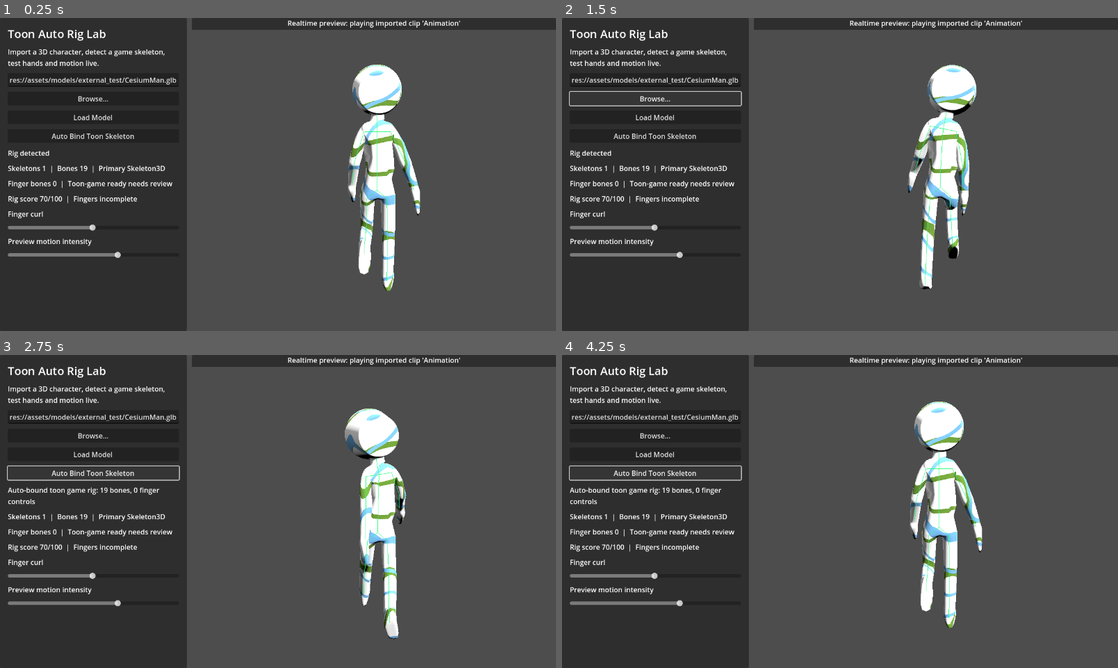
Above: before the commit, frames 1-4 (two rows, left to right).
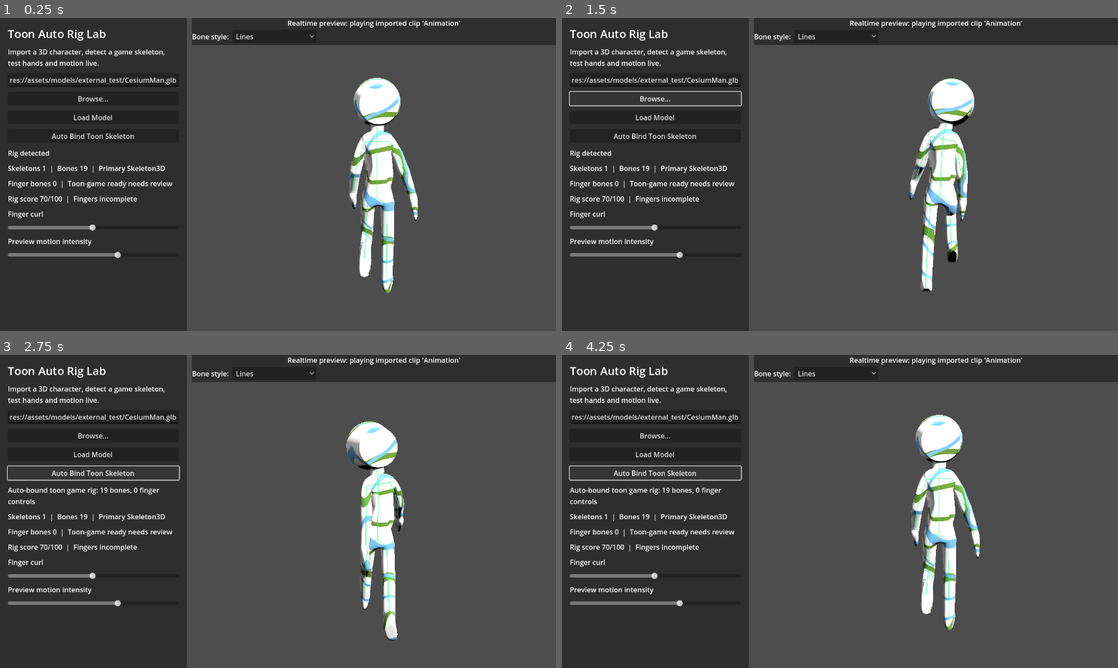
Above: after the commit, the same moments.

Repository: gino07172002/auto-rig-learning
Game: Godot game, scene res://scenes/auto_rig_lab.tscn
The game is run twice, just before and just after one commit, with the same random seed, the same clock (stepped at 60 frames per second) and the same inputs.
Inputs (mouse positions are in pixels of both pictures, inside the frame that each line leads up to):
- Up to frame 1 (0.25 s): no input
- Up to frame 2 (1.5 s): click (834, 36) at 0.5 s, where only the run after the commit has a clickable "Lines"; click "Browse..." at 1.25 s
- Up to frame 3 (2.75 s): click "Auto Bind Toon Skeleton" at 2 s
- Up to frame 4 (4.25 s): click "Browse..." at 2.75 s; click "Auto Bind Toon Skeleton" at 3.5 s

The runs differ from the first frame. In frame 1, 6.7% of the frame differs, in the area x 34-100%, y 3-88%; in frame 2, 6.6%; in frame 3, 6.2%; in frame 4, 6.7%.

Commit message:
feat: switchable bone overlay style (Lines / Blender octahedral)
Adds a 'Bone style' dropdown to the preview toolbar: green debug Lines (default) or Blender-style grey octahedral bones (double-pyramid cones drawn in front of the mesh). Includes a regression test asserting the switch rebuilds the overlay with the right primitive type and material.

Co-Authored-By: Claude Opus 4.8 <noreply@anthropic.com>

Diff:
--- a/scenes/auto_rig_lab.tscn
+++ b/scenes/auto_rig_lab.tscn
@@ -112,6 +112,17 @@
 text = "Realtime preview"
 horizontal_alignment = 1
 
+[node name="PreviewToolbar" type="HBoxContainer" parent="WorkspaceSplit/PreviewPanel/RightStack"]
+layout_mode = 2
+theme_override_constants/separation = 8
+
+[node name="BoneStyleLabel" type="Label" parent="WorkspaceSplit/PreviewPanel/RightStack/PreviewToolbar"]
+layout_mode = 2
+text = "Bone style:"
+
+[node name="BoneStyleOption" type="OptionButton" parent="WorkspaceSplit/PreviewPanel/RightStack/PreviewToolbar"]
+layout_mode = 2
+
 [node name="PreviewViewportContainer" type="SubViewportContainer" parent="WorkspaceSplit/PreviewPanel/RightStack"]
 custom_minimum_size = Vector2(720, 640)
 layout_mode = 2
--- a/scripts/auto_rig/auto_rig_lab.gd
+++ b/scripts/auto_rig/auto_rig_lab.gd
@@ -20,6 +20,11 @@
 @onready var _preview_label: Label = find_child("PreviewStateLabel", true, false)
 @onready var _preview_container: SubViewportContainer = find_child("PreviewViewportContainer", true, false)
 @onready var _camera: Camera3D = find_child("Camera3D", true, false)
+@onready var _bone_style_option: OptionButton = find_child("BoneStyleOption", true, false)
+
+# Bone overlay display styles, selectable in the preview toolbar.
+enum BoneStyle { LINES, OCTAHEDRAL }
+var _bone_style: int = BoneStyle.LINES
 
 var _analyzer := AutoRigAnalyzer.new()
 var _fitter := ToonHumanoidFitter.new()
@@ -28,6 +33,8 @@
 var _last_report: Dictionary = {}
 var _overlay_mesh_instance: MeshInstance3D
 var _overlay_mesh := ImmediateMesh.new()
+var _line_material: StandardMaterial3D
+var _octa_material: StandardMaterial3D
 var _phase := 0.0
 var _finger_bones: Array[int] = []
 # When the imported model ships its own AnimationPlayer (e.g. a Blender-authored
@@ -55,6 +62,12 @@
 		_browse_button.pressed.connect(_open_file_dialog)
 	_finger_slider.value_changed.connect(func(_v): _pose_preview(0.0))
 	_pose_slider.value_changed.connect(func(_v): _pose_preview(0.0))
+	if _bone_style_option != null:
+		_bone_style_option.clear()
+		_bone_style_option.add_item("Lines", BoneStyle.LINES)
+		_bone_style_option.add_item("Octahedral (Blender)", BoneStyle.OCTAHEDRAL)
+		_bone_style_option.selected = _bone_style
+		_bone_style_option.item_selected.connect(_on_bone_style_selected)
 	# Drag/zoom the preview: route the container's mouse events to the orbit cam.
 	if _preview_container != null:
 		_preview_container.gui_input.connect(_on_preview_gui_input)
@@ -400,21 +413,45 @@
 
 func _setup_overlay() -> void:
 	_overlay_mesh_instance = MeshInstance3D.new()
-	_overlay_mesh_instance.name = "LiveBoneLines"
+	_overlay_mesh_instance.name = "LiveBoneOverlay"
 	_overlay_mesh_instance.mesh = _overlay_mesh
-	var mat := StandardMaterial3D.new()
-	mat.resource_name = "RigOverlayGreen"
-	mat.albedo_color = Color(0.15, 1.0, 0.48, 0.95)
-	mat.shading_mode = BaseMaterial3D.SHADING_MODE_UNSHADED
-	mat.no_depth_test = true
-	_overlay_mesh_instance.material_override = mat
+	# Lines: unshaded green, drawn over the mesh (no depth test) like a debug rig.
+	_line_material = StandardMaterial3D.new()
+	_line_material.resource_name = "RigOverlayGreen"
+	_line_material.albedo_color = Color(0.15, 1.0, 0.48, 0.95)
+	_line_material.shading_mode = BaseMaterial3D.SHADING_MODE_UNSHADED
+	_line_material.no_depth_test = true
+	# Octahedral: shaded grey solid so the bone cones read as 3D, like Blender.
+	# Drawn over the mesh (no depth test) with back-face culling so the rig is
+	# visible "in front" of the body like Blender's default bone display.
+	_octa_material = StandardMaterial3D.new()
+	_octa_material.resource_name = "RigOverlayOcta"
+	_octa_material.albedo_color = Color(0.62, 0.62, 0.64)
+	_octa_material.cull_mode = BaseMaterial3D.CULL_BACK
+	_octa_material.no_depth_test = true
+	_octa_material.roughness = 0.7
+	_overlay_mesh_instance.material_override = _line_material
 	_rig_overlay_root.add_child(_overlay_mesh_instance)
+
+func _on_bone_style_selected(index: int) -> void:
+	_bone_style = index
+	_overlay_mesh_instance.material_override = _octa_material if _bone_style == BoneStyle.OCTAHEDRAL else _line_material
+	_update_rig_overlay()
 
 func _update_rig_overlay() -> void:
 	if _skeleton == null or _rig_overlay_root == null:
 		return
+	# Each entry is [head_local, tail_local] for one bone (parent joint -> joint).
+	var segments: Array = _bone_segments_local()
 	_overlay_mesh.clear_surfaces()
-	_overlay_mesh.surface_begin(Mesh.PRIMITIVE_LINES)
+	if _bone_style == BoneStyle.OCTAHEDRAL:
+		_draw_octahedral_bones(segments)
+	else:
+		_draw_line_bones(segments)
+
+# Collects each bone as a [head, tail] pair in _rig_overlay_root local space.
+func _bone_segments_local() -> Array:
+	var segments: Array = []
 	for i in range(_skeleton.get_bone_count()):
 		var parent_index := _skeleton.get_bone_parent(i)
 		if parent_index == -1:
@@ -424,8 +461,58 @@
 		if parent_origin.is_zero_approx() and child_origin.is_zero_approx():
 			parent_origin = _skeleton.get_bone_global_rest(parent_index).origin
 			child_origin = _skeleton.get_bone_global_rest(i).origin
-		var parent_world: Vector3 = _skeleton.global_transform * parent_origin
-		var child_world: Vector3 = _skeleton.global_transform * child_origin
-		_overlay_mesh.surface_add_vertex(_rig_overlay_root.to_local(parent_world))
-		_overlay_mesh.surface_add_vertex(_rig_overlay_root.to_local(child_world))
+		var head: Vector3 = _rig_overlay_root.to_local(_skeleton.global_transform * parent_origin)
+		var tail: Vector3 = _rig_overlay_root.to_local(_skeleton.global_transform * child_origin)
+		segments.append([head, tail])
+	return segments
+
+func _draw_line_bones(segments: Array) -> void:
+	_overlay_mesh.surface_begin(Mesh.PRIMITIVE_LINES)
+	for seg in segments:
+		_overlay_mesh.surface_add_vertex(seg[0])
+		_overlay_mesh.surface_add_vertex(seg[1])
 	_overlay_mesh.surface_end()
+
+# Draws each bone as Blender's octahedral shape: a double pyramid with a square
+# "shoulder" ring near the head, tapering to points at head and tail.
+func _draw_octahedral_bones(segments: Array) -> void:
+	_overlay_mesh.surface_begin(Mesh.PRIMITIVE_TRIANGLES)
+	for seg in segments:
+		var head: Vector3 = seg[0]
+		var tail: Vector3 = seg[1]
+		var axis := tail - head
+		var length := axis.length()
+		if length < 0.0001:
+			continue
+		var dir := axis / length
+		# Build a basis perpendicular to the bone for the square shoulder ring.
+		var up := Vector3.UP if absf(dir.dot(Vector3.UP)) < 0.95 else Vector3.RIGHT
+		var side := dir.cross(up).normalized()
+		var other := dir.cross(side).normalized()
+		var radius := length * 0.1
+		var ring_center := head + dir * radius
+		# Four shoulder vertices around the ring.
+		var r0 := ring_center + side * radius
+		var r1 := ring_center + other * radius
+		var r2 := ring_center - side * radius
+		var r3 := ring_center - other * radius
+		# Top pyramid (head -> ring) and bottom pyramid (ring -> tail).
+		_octa_tri(head, r0, r1)
+		_octa_tri(head, r1, r2)
+		_octa_tri(head, r2, r3)
+		_octa_tri(head, r3, r0)
+		_octa_tri(tail, r1, r0)
+		_octa_tri(tail, r2, r1)
+		_octa_tri(tail, r3, r2)
+		_octa_tri(tail, r0, r3)
+	_overlay_mesh.surface_end()
+
+func _octa_tri(a: Vector3, b: Vector3, c: Vector3) -> void:
+	# Emit a flat-shaded triangle (normal from its own winding) so facets read 3D.
+	var n := (b - a).cross(c - a).normalized()
+	_overlay_mesh.surface_set_normal(n)
+	_overlay_mesh.surface_add_vertex(a)
+	_overlay_mesh.surface_set_normal(n)
+	_overlay_mesh.surface_add_vertex(b)
+	_overlay_mesh.surface_set_normal(n)
+	_overlay_mesh.surface_add_vertex(c)
--- a/scripts/tests/test_auto_rig_lab.gd
+++ b/scripts/tests/test_auto_rig_lab.gd
@@ -46,6 +46,7 @@
 	test_auto_fitter_keeps_tpose_arms_horizontal()
 	test_analyzer_accepts_z_up_model_as_auto_fit_candidate()
 	test_auto_rig_lab_scene_has_split_rig_and_preview_workspace()
+	test_bone_style_switch_changes_overlay()
 
 # Rigged-skeleton model used for the detection tests. CesiumMan is a small
 # in-repo fixture with a real skinned skeleton, so this test is self-contained.
@@ -350,4 +351,27 @@
 	TestAssert.truthy(root.find_child("FingerCurlSlider", true, false) != null, "finger fine-tune slider exists")
 	TestAssert.truthy(root.find_child("RigQualityLabel", true, false) != null, "rig quality label exists")
 	TestAssert.truthy(root.find_child("RigOverlayRoot", true, false) != null, "skeleton overlay root exists")
-	root.free()
+	TestAssert.truthy(root.find_child("BoneStyleOption", true, false) != null, "bone style dropdown exists")
+	root.free()
+
+# The bone overlay must switch between Lines and the Blender-style octahedral
+# (grey cone) display without error, and actually rebuild the overlay geometry.
+func test_bone_style_switch_changes_overlay() -> void:
+	var scene: PackedScene = load("res://scenes/auto_rig_lab.tscn")
+	var lab = scene.instantiate()
+	var tree := Engine.get_main_loop() as SceneTree
+	tree.root.add_child(lab)
+	lab.find_child("ModelPathEdit", true, false).text = "res://assets/models/external_test/noskel/noskel_tall_tpose.glb"
+	lab._load_model_from_ui()
+	var overlay: MeshInstance3D = lab._overlay_mesh_instance
+	TestAssert.truthy(overlay != null, "overlay mesh instance exists")
+
+	lab._on_bone_style_selected(lab.BoneStyle.LINES)
+	TestAssert.truthy(overlay.mesh.get_surface_count() > 0, "lines style produces geometry")
+	TestAssert.truthy(overlay.mesh.surface_get_primitive_type(0) == Mesh.PRIMITIVE_LINES, "lines style draws line primitives")
+
+	lab._on_bone_style_selected(lab.BoneStyle.OCTAHEDRAL)
+	TestAssert.truthy(overlay.mesh.get_surface_count() > 0, "octahedral style produces geometry")
+	TestAssert.equal(overlay.mesh.surface_get_primitive_type(0), Mesh.PRIMITIVE_TRIANGLES, "octahedral style draws triangles")
+	TestAssert.truthy(overlay.material_override == lab._octa_material, "octahedral material applied")
+	lab.free()
